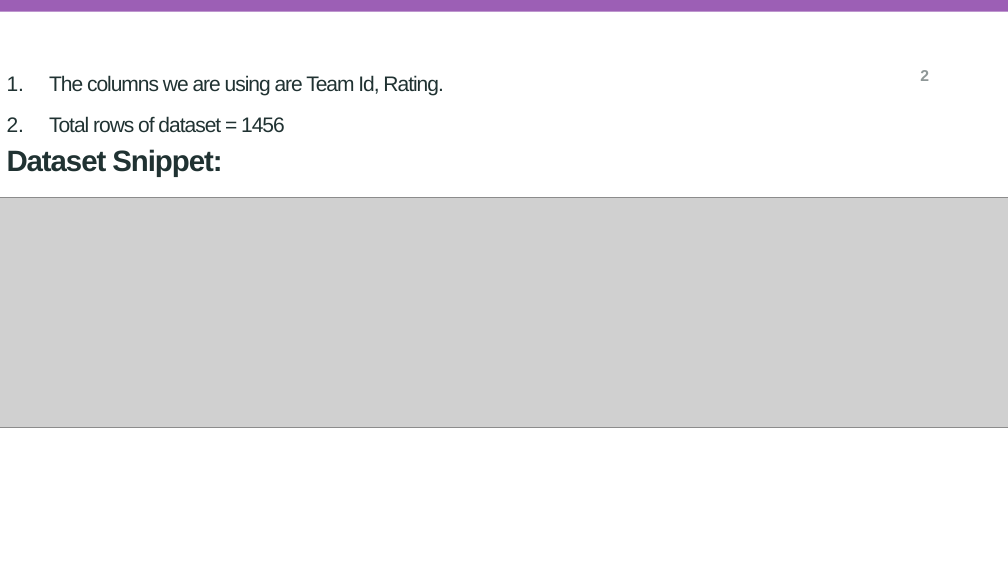
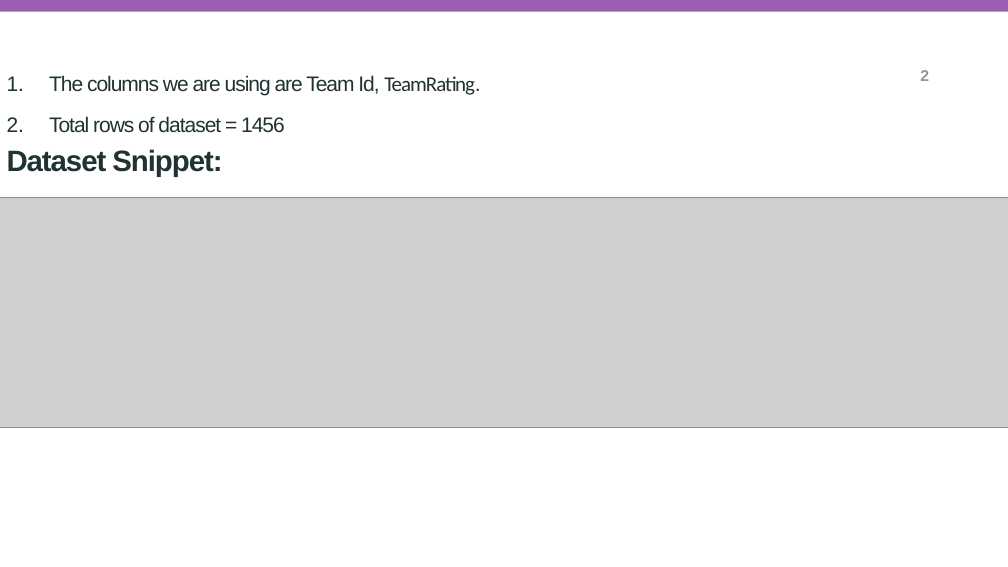
Before and after one commit to IbbiShahid/Research-Question-and-Visualisation, a slide deck: slide 2 of researchQuestion.pptx. Drawn at 1008x567 pixels with LibreOffice and Linux fonts; fonts in the diff are those of the drawing; grey boxes stand for pictures; background and template pictures are left out. Boxes give left, top, right and bottom in pixels: in the first picture for what was removed or moved away, otherwise in the second. Text is boxed around its words. In the diff, an @@ line names an element or a change of style, - is before the commit and + after.

```diff
--- a/researchQuestion.pptx
+++ b/researchQuestion.pptx
@@ subtitle at bbox=[49, 75, 480, 95]: text changed @@
-1. The columns we are using are Team Id, Rating.
+1. The columns we are using are Team Id, TeamRating.
```
Also in this commit, not shown: 3 other slides changed.
